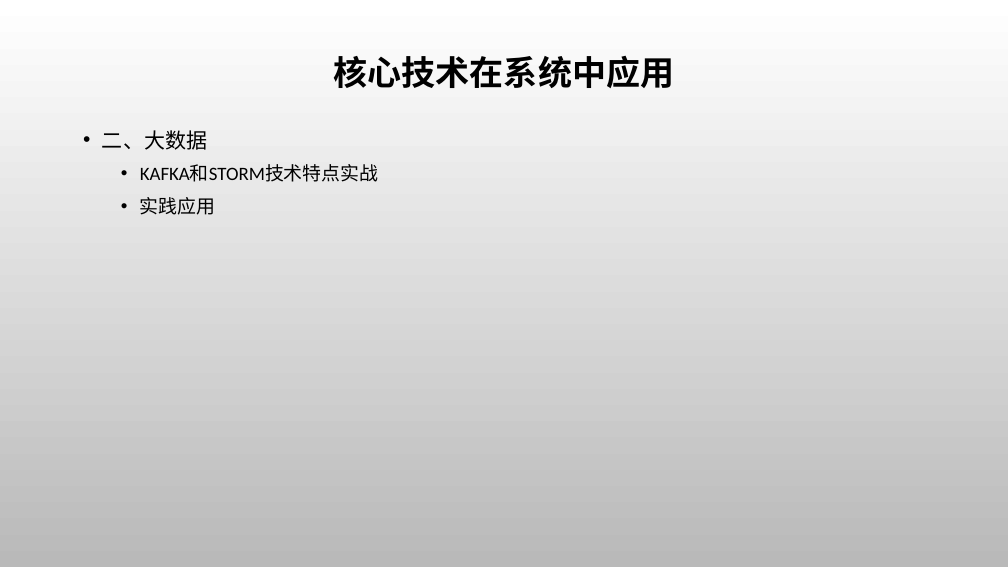
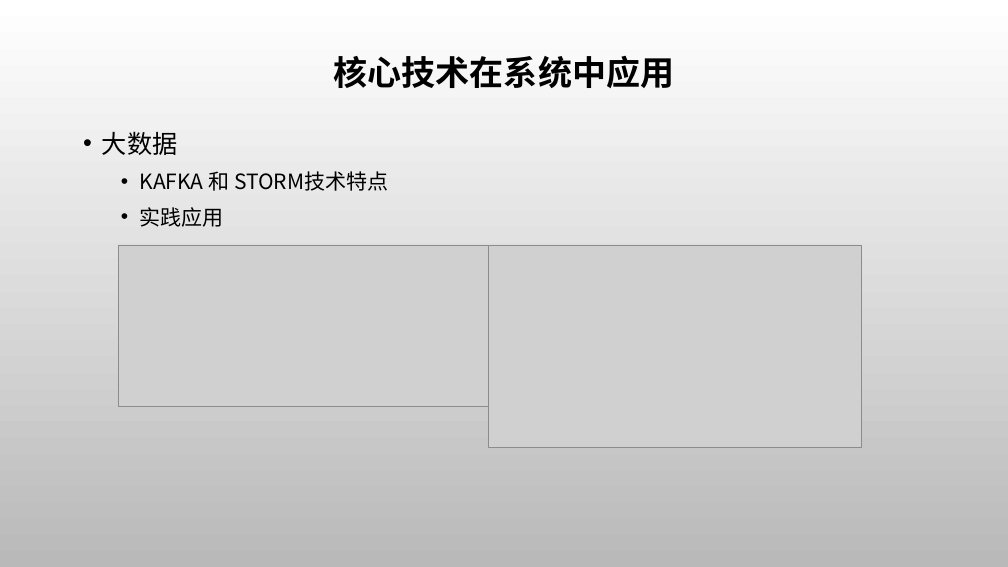
Before and after one commit to ThunderboltLei/BitExams, a slide deck: slide 7 of graduation_design/my_paper/计算机-雷明-毕业答辩.pptx. Drawn at 1008x567 pixels with LibreOffice and Linux fonts; fonts in the diff are those of the drawing; grey boxes stand for pictures; background and template pictures are left out. Boxes give left, top, right and bottom in pixels: in the first picture for what was removed or moved away, otherwise in the second. Text is boxed around its words. In the diff, an @@ line names an element or a change of style, - is before the commit and + after.

```diff
--- a/graduation_design/my_paper/计算机-雷明-毕业答辩.pptx
+++ b/graduation_design/my_paper/计算机-雷明-毕业答辩.pptx
@@ text at bbox=[102, 131, 388, 191]: text changed; size 18 to 20 pt; font Calibri to Noto Sans CJK SC @@
-• 二、大数据
-  • KAFKA和STORM技术特点实战
+• 大数据
+  • KAFKA 和 STORM技术特点
@@ text at bbox=[140, 207, 224, 227]: size 18 to 20 pt in "实践应用" @@
@@ picture added at bbox=[119, 245, 489, 406] @@
@@ picture added at bbox=[489, 245, 862, 447] @@
```
Also in this commit, not shown: 7 other slides changed, 2 slides added, 2 slides removed.
